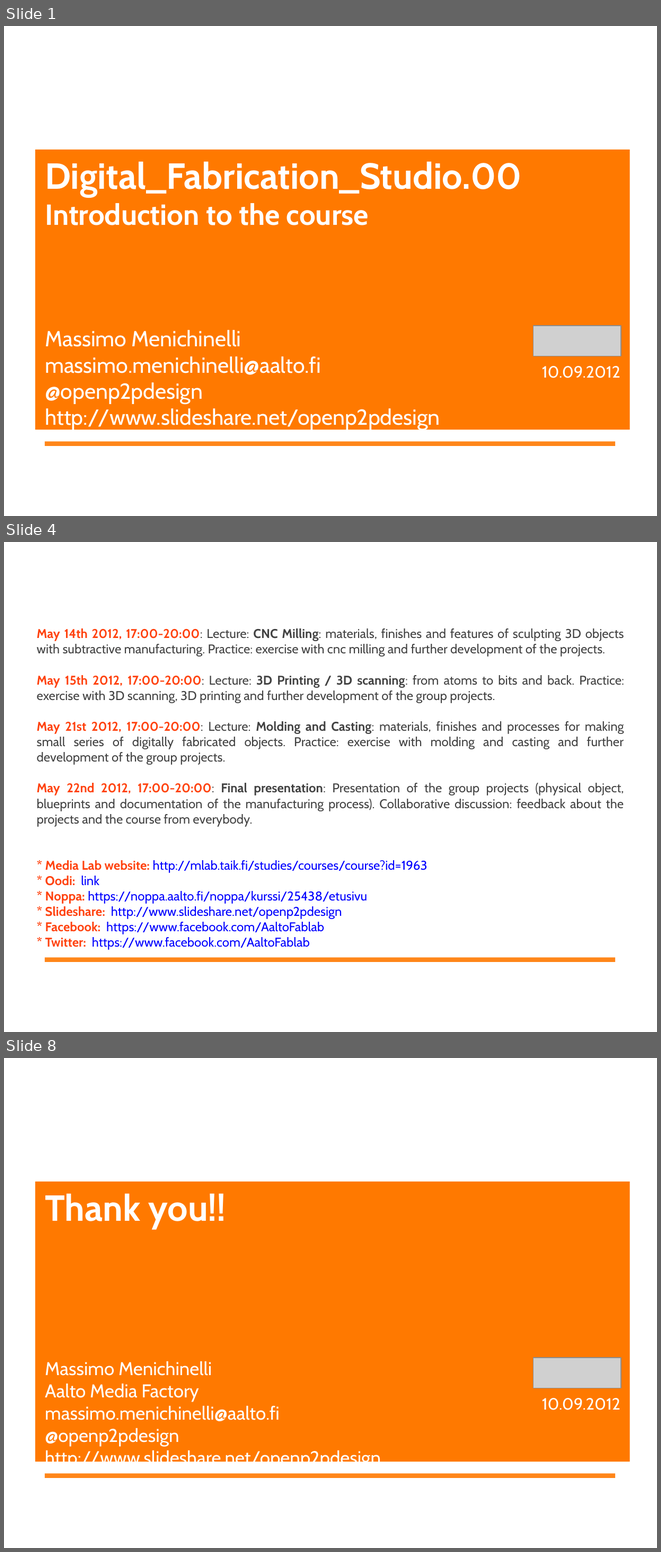
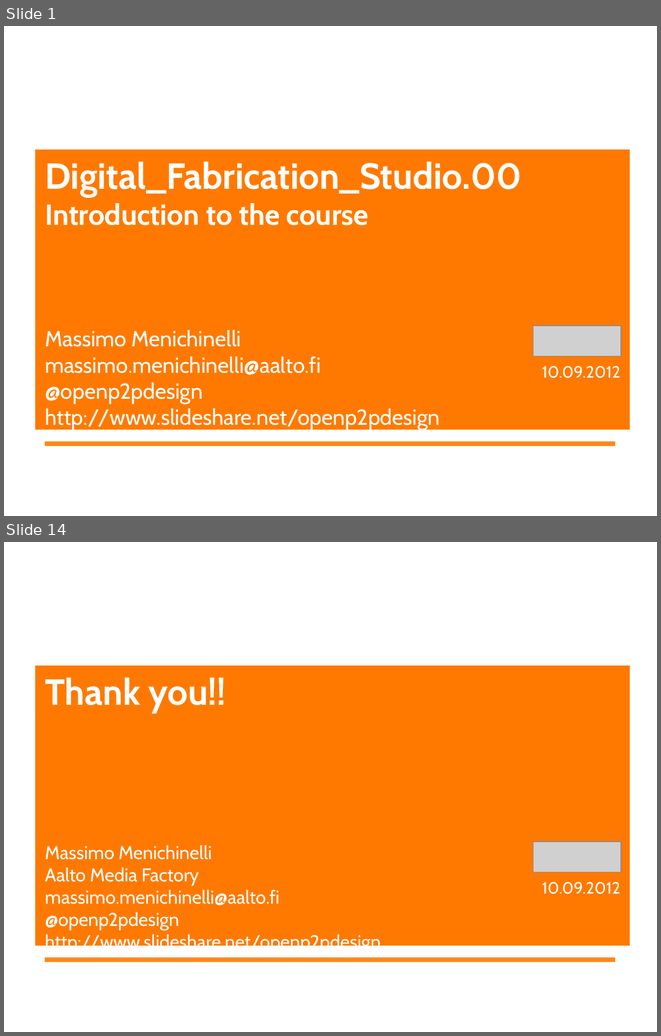
Before and after one commit to DigitalFabricationStudio/Slides, a slide deck: libreoffice/DigitalFabricationStudio.00__Introduction.odp. Shown one above the other, each under a label of ours: slides 1, 4 and 8 before the commit, slides 1 and 14 after it; the slides between them are not shown. The pictures are 661x1552 and 661x1036 pixels, drawn with LibreOffice and Linux fonts; fonts in the diff are those of the drawing; grey boxes stand for pictures; background and template pictures are left out. Boxes give left, top, right and bottom in pixels: in the first picture for what was removed or moved away, otherwise in the second. Text is boxed around its words. In the diff, an @@ line names an element or a change of style, - is before the commit and + after.

Commit message:
Finalizing the Introduction slides

```diff
--- a/libreoffice/DigitalFabricationStudio.00__Introduction.odp
+++ b/libreoffice/DigitalFabricationStudio.00__Introduction.odp
@@ slide 4 removed at [4, 542, 657, 1032], background picture (left out); not listed: 1 template element that a slide beside it also shows @@
@@ text removed at [37, 628, 624, 950] @@
-May 14th 2012, 17:00-20:00: Lecture: CNC Milling: materials, finishes and features of sculpting 3D objects with subtractive manufacturing. Practice: exercise with cnc milling and further development of the projects.
-May 15th 2012, 17:00-20:00: Lecture: 3D Printing / 3D scanning: from atoms to bits and back. Practice: exercise with 3D scanning, 3D printing and further development of the group projects.
-May 21st 2012, 17:00-20:00: Lecture: Molding and Casting: materials, finishes and processes for making small series of digitally fabricated objects. Practice: exercise with molding and casting and further development of the group projects.
-May 22nd 2012, 17:00-20:00: Final presentation: Presentation of the group projects (physical object, blueprints and documentation of the manufacturing process). Collaborative discussion: feedback about the projects and the course from everybody.
-* Media Lab website: http://mlab.taik.fi/studies/courses/course?id=1963
-* Oodi: link
-* Noppa: https://noppa.aalto.fi/noppa/kurssi/25438/etusivu
-* Slideshare: http://www.slideshare.net/openp2pdesign
-* Facebook: https://www.facebook.com/AaltoFablab
-* Twitter: https://www.facebook.com/AaltoFablab
@@ title removed at [45, 860, 102, 870] @@
-25438 Digital Fabrication Studio (Media Lab)
@@ what was slide 8 is now slide 14 @@
```
Also in this commit, not shown: 2 slides changed, 10 slides added, 3 other slides removed.
